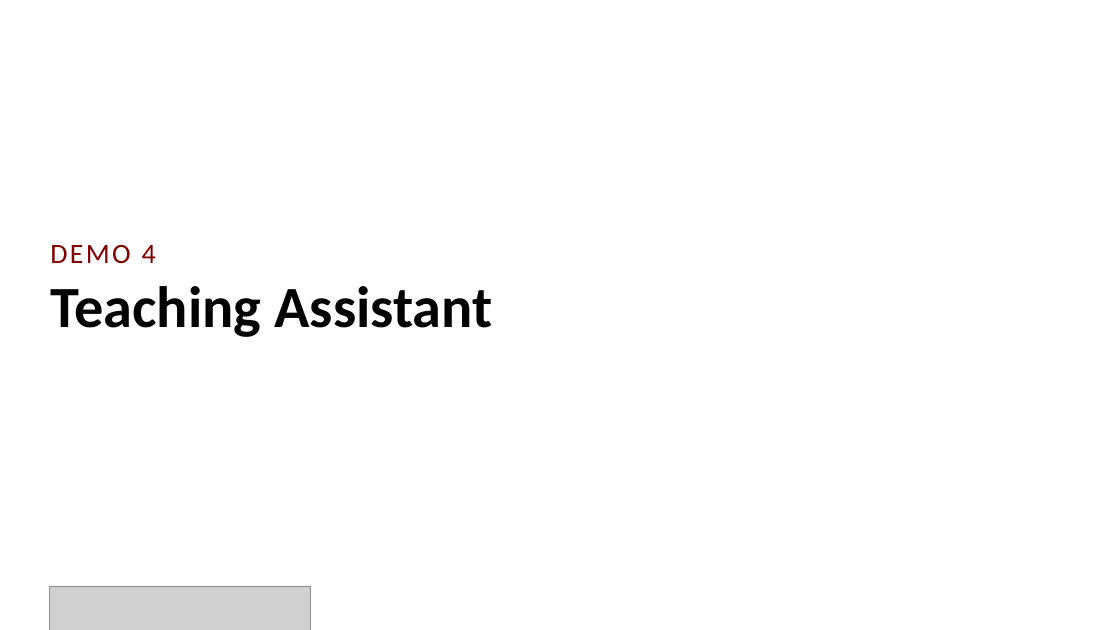
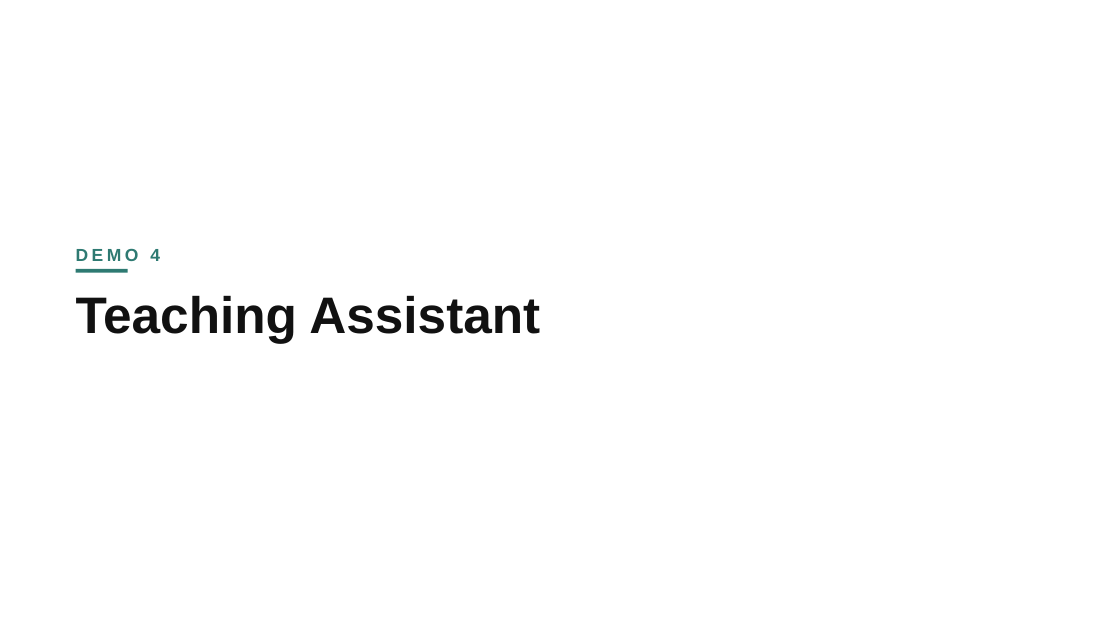
Before and after one commit to batuhan-gundogdu/uchicago-claude-code-workshop, a slide deck: slide 12 of deck/workshop.pptx. Drawn at 1120x630 pixels with LibreOffice and Linux fonts; fonts in the diff are those of the drawing; grey boxes stand for pictures. Boxes give left, top, right and bottom in pixels: in the first picture for what was removed or moved away, otherwise in the second. Text is boxed around its words. In the diff, an @@ line names an element or a change of style, - is before the commit and + after.

Commit message:
Restyle workshop deck to minimalist 'simple' look
Rewrite theme.js: white space, Avenir Next, small gray uppercase
micro-labels with a short teal rule, bold black titles, a faint
watermark word on the cover, and a single muted-teal accent (drops the
UChicago footer/phoenix and the blue/green/maroon semantic palette;
emphasis -> teal, punchlines -> black bold, labels -> gray). Add
kickers and a cover watermark in build.js.

```diff
--- a/deck/workshop.pptx
+++ b/deck/workshop.pptx
@@ text "DEMO 4": place and size @@
-text "DEMO 4" at <box>50,245,156,264</box>
+text "DEMO 4" at <box>76,248,160,261</box>
@@ text "DEMO 4" at <box>76,248,160,261</box>: size 24 to 15 pt, font Calibri to Arial, text colour #800000 to #2E7A72, letter spacing 2 to 3 pt, bold on @@
@@ rectangle added at <box>76,269,128,272</box>, fill #2E7A72 @@
@@ text "Teaching Assistant": place and size @@
-text "Teaching Assistant" at <box>50,286,492,337</box>
+text "Teaching Assistant" at <box>76,295,540,343</box>
@@ text "Teaching Assistant" at <box>76,295,540,343</box>: size 50 to 44 pt, font Calibri to Arial, text colour #000000 to #111111; line spacing 1 to 0.98 @@
@@ picture removed at <box>50,586,311,630</box> @@
```
Also in this commit, not shown: 16 other slides changed, 2 other files.
